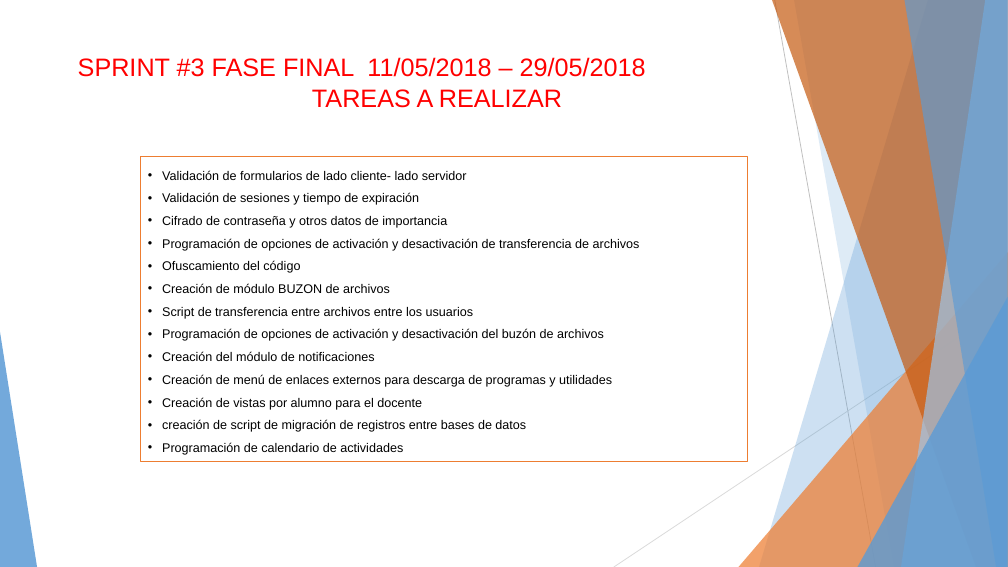
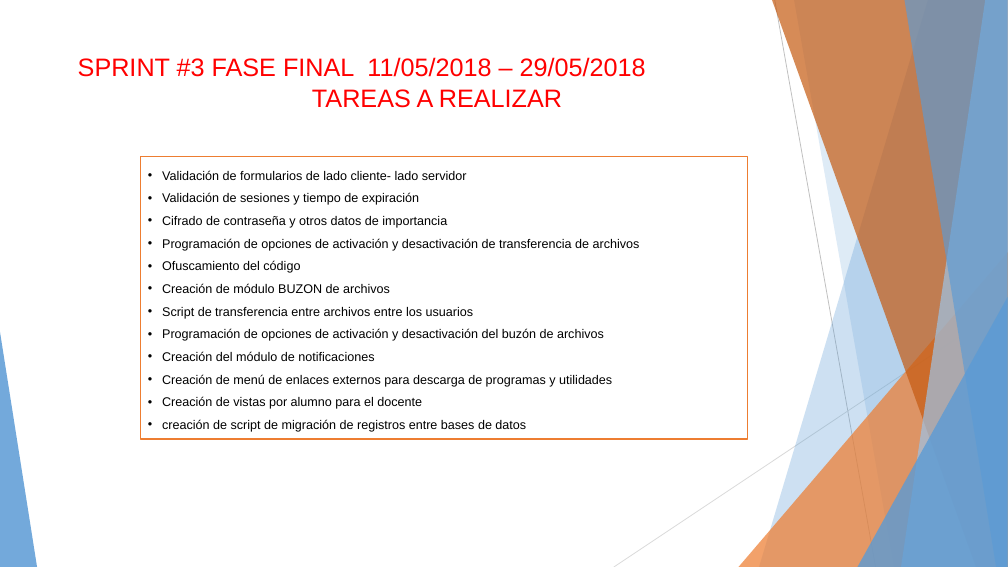
Before and after one commit to DAW-SIS32-G2/DAW-PlataformaNotasITCA, a slide deck: slide 14 of Documentacion/Presentacion_Final.pptx. Drawn at 1008x567 pixels with LibreOffice and Linux fonts; fonts in the diff are those of the drawing. Boxes give left, top, right and bottom in pixels: in the first picture for what was removed or moved away, otherwise in the second. Text is boxed around its words. In the diff, an @@ line names an element or a change of style, - is before the commit and + after.

```diff
--- a/Documentacion/Presentacion_Final.pptx
+++ b/Documentacion/Presentacion_Final.pptx
@@ rectangle "Validación de formularios de lado ...": place and size @@
-rectangle "Validación de formularios de lado ..." at (141,157,748,462)
+rectangle "Validación de formularios de lado ..." at (141,157,748,439)
@@ text in rectangle at (162,442,403,455): paragraph removed @@
-• Programación de calendario de actividades
```
Also in this commit, not shown: 1 other slide changed, 7 other files.
